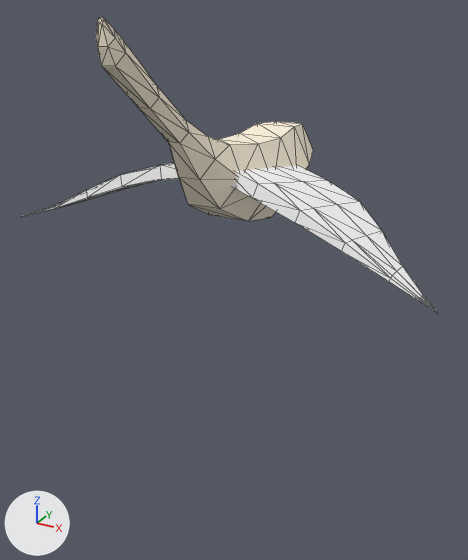
Before and after pictures for a commit that changed the glTF model public/assets/models/bird.glb.
Camera for both pictures: a camera (50 mm lens) standing at (0.355, -0.705, 0.279) and looking at (0.005, -0.07, -0.039). The axes (+X, +Y, +Z) are drawn at lower left. The lights are the same throughout. Both versions are drawn at frame 2 of the action 'Take 001'; the numbers are the values there. Mesh edges are drawn as thin lines. Vertices at the same position are counted once.

Names of what the first picture shows: 'Bird_LW_roll_env_07:fish:MaterialSG1_0', 'Bird_RW_roll_env_07:fish:MaterialSG1_0', 'Bird_roll_env_07:lambert10_0'.
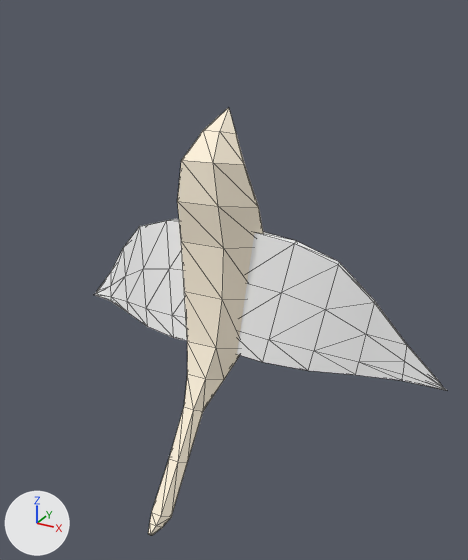
ob_flyingbird is not drawn itself; it is the parent of ob_bird, ob_bird_lw, ob_bird_rw.
ob_bird is not drawn itself; it is the parent of ob_bird_roll_env_07_lambert10_0.
ob_bird_lw is not drawn itself; it is the parent of ob_bird_lw_roll_env_07_fish_materialsg1_0.
ob_bird_rw is not drawn itself; it is the parent of ob_bird_rw_roll_env_07_fish_materialsg1_0.

Boxes (x1, y1, x2, y2) around the edits, measured in the pictures (468 x 560 px):
'Bird_roll_env_07:lambert10_0', moved, turned: before (96, 17, 313, 221); after (148, 108, 264, 535)
'Bird_RW_roll_env_07:fish:MaterialSG1_0', moved, turned: before (232, 166, 437, 313); after (237, 232, 446, 390)
'Bird_LW_roll_env_07:fish:MaterialSG1_0', moved, turned: before (22, 163, 179, 217); after (94, 219, 187, 341)

What the commit changed:
me_bird_roll_env_07_lambert10_0_001 has 86 vertices, 158 faces and spans x -5.9..5.0, y -17.4..28.7, z -5.8..11.0.
me_bird_roll_env_07_lambert10_0_001 is used by ob_bird_roll_env_07_lambert10_0; parent ob_bird; location (0.0, 0.0, 0.0).
me_bird_roll_env_07_lambert10_0_001 part 1: the whole mesh is turned 90 degrees about the x axis through the mesh origin.
me_bird_lw_roll_env_07_fish_materialsg1_0_001 has 48 vertices, 92 faces and spans x -26.9..-0.8, y -6.8..9.2, z -0.8..4.2.
me_bird_lw_roll_env_07_fish_materialsg1_0_001 is used by ob_bird_lw_roll_env_07_fish_materialsg1_0; parent ob_bird_lw; location (0.0, 0.0, 0.0).
me_bird_lw_roll_env_07_fish_materialsg1_0_001 part 2: the whole mesh is turned 90 degrees about the x axis through the mesh origin.
me_bird_rw_roll_env_07_fish_materialsg1_0_001 has 48 vertices, 92 faces and spans x -26.9..-0.8, y -6.8..9.2, z -2.4..0.8.
me_bird_rw_roll_env_07_fish_materialsg1_0_001 is used by ob_bird_rw_roll_env_07_fish_materialsg1_0; parent ob_bird_rw; location (0.0, 0.0, 0.0).
me_bird_rw_roll_env_07_fish_materialsg1_0_001 part 3: the whole mesh is turned 90 degrees about the x axis through the mesh origin.
Object 'FlyingBird' (ob_flyingbird) moves from (-0.00333, -0.074, 0.0862) to (-0.00333, -0.0862, -0.074).
Object 'FlyingBird' (ob_flyingbird) turns from (13, 0, -178) to (13, 178, 0) degrees about x, y and z.
Object 'Bird' (ob_bird) moves from (0.0637, -0.587, 0.146) to (0.0637, -0.146, -0.587).
Object 'Bird_LW' (ob_bird_lw) moves from (-0.0569, -0.349, 0.196) to (-0.0569, -0.196, -0.349).
Object 'Bird_LW' (ob_bird_lw) turns from (5, -170, -3.6) to (4.4, -3.5, -170) degrees about x, y and z.
Object 'Bird_RW' (ob_bird_rw) moves from (-0.0569, -0.349, 0.196) to (-0.0569, -0.196, -0.349).
Object 'Bird_RW' (ob_bird_rw) turns from (-4.1, -17, -1.7) to (-4.6, 1.6, -17) degrees about x, y and z.
